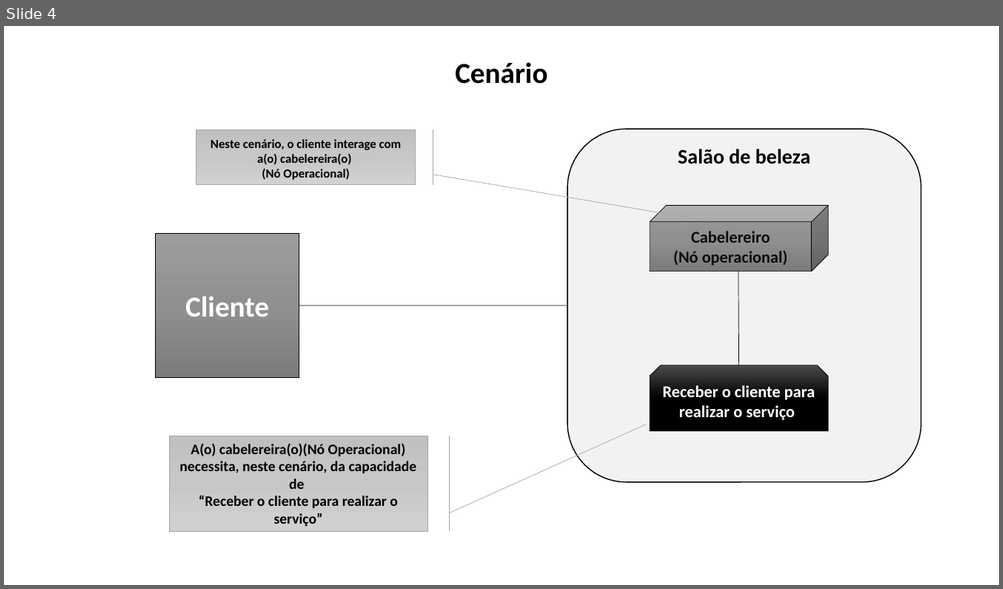
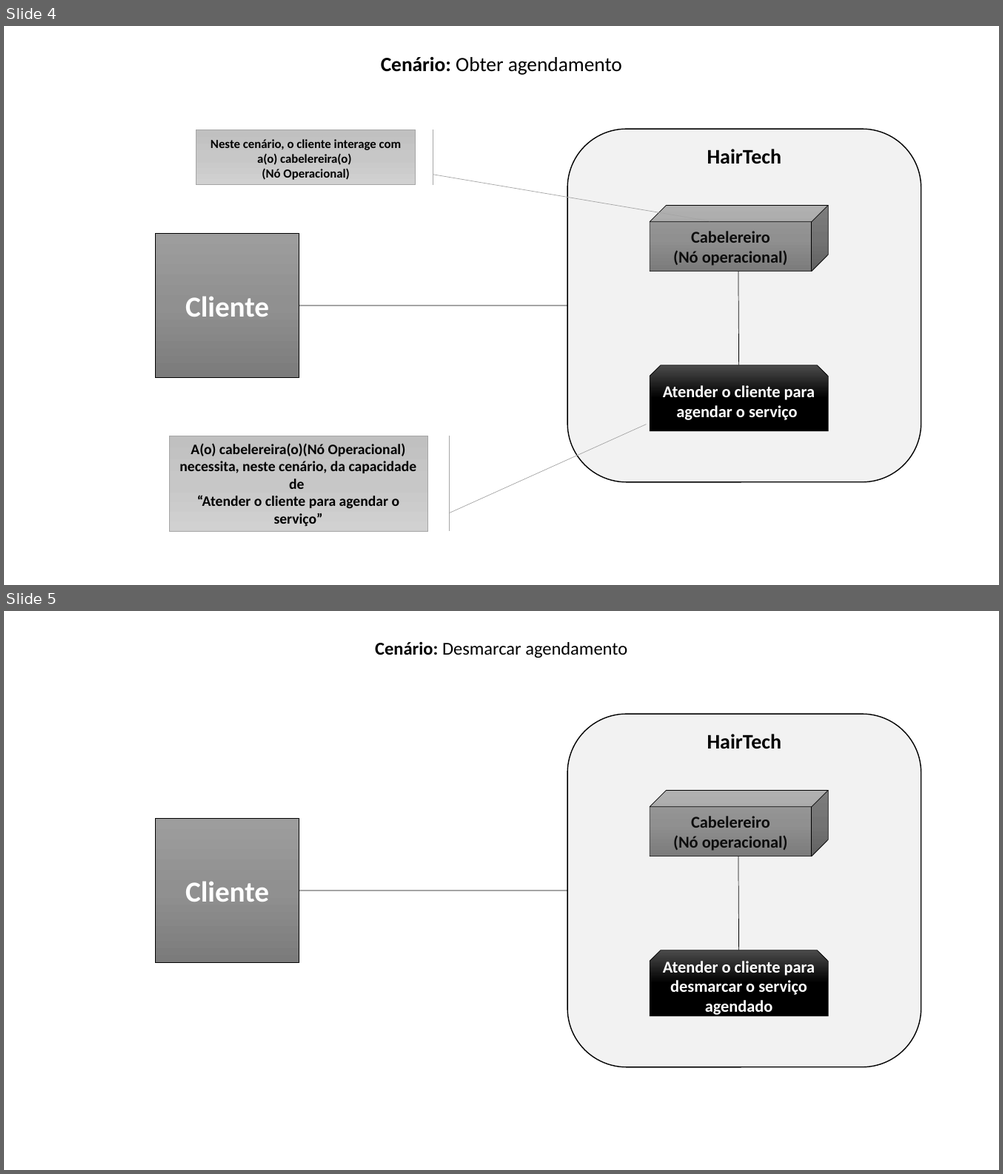
Before and after one commit to MSPowerSI/hairtech, a slide deck: artefatos/15 - Arquitetura de Negócio para cada Cenário.pptx. Shown one above the other, each under a label of ours: slide 4 before the commit, slides 4 and 5 after it. The pictures are 1003x589 and 1003x1174 pixels, drawn with LibreOffice and Linux fonts; fonts in the diff are those of the drawing. Boxes give left, top, right and bottom in pixels: in the first picture for what was removed or moved away, otherwise in the second. Text is boxed around its words. In the diff, an @@ line names an element or a change of style, - is before the commit and + after.

```diff
--- a/artefatos/15 - Arquitetura de Negócio para cada Cenário.pptx
+++ b/artefatos/15 - Arquitetura de Negócio para cada Cenário.pptx
@@ slide 5 added at [4, 611, 999, 1170], background #FFFFFF @@
@@ text added at [375, 642, 627, 658], 17.5 pt, text #000000 @@
+Cenário: Desmarcar agendamento
@@ rounded rectangle added at [567, 714, 921, 1068], fill #F2F2F2, outline #000000 1 pt @@
@@ text added at [707, 734, 782, 749], 20 pt, text #000000, bold @@
+HairTech
@@ cube added at [649, 791, 828, 857], fill gradient #9D9D9D to #909090 to #7C7C7C, outline #000000 0.5 pt, 16 pt, text #0D0D0D, bold @@
+Cabelereiro
+(Nó operacional)
@@ rectangle added at [156, 819, 299, 963], fill gradient #9D9D9D to #909090 to #7C7C7C, outline #000000 0.5 pt, 28 pt, text #FFFFFF, bold @@
+Cliente
@@ line added from (738, 857) to (739, 951), #000000 0.5 pt @@
@@ line added from (567, 891) to (296, 891), #000000 0.5 pt @@
@@ snip same rect added at [649, 951, 828, 1016], fill gradient #4B4B4B to #000000, outline #000000 0.5 pt, 16 pt, text #FFFFFF, bold @@
+Atender o cliente para desmarcar o serviço agendado
@@ slide 4 changed as well @@
@@ text at [381, 57, 622, 75]: text changed; size 28 to 19.6 pt; bold off @@
-Cenário
+Cenário: Obter agendamento
@@ text at [707, 149, 782, 164]: text changed @@
-Salão de beleza
+HairTech
@@ text in snip same rect at [663, 386, 814, 420]: text changed @@
-Receber o cliente para realizar o serviço
+Atender o cliente para agendar o serviço
@@ text at [197, 495, 400, 527]: text changed @@
-“Receber o cliente para realizar o serviço”
+“Atender o cliente para agendar o serviço”
```
Also in this commit, not shown: 2 other slides changed, 4 other slides added, 1 slide removed.
